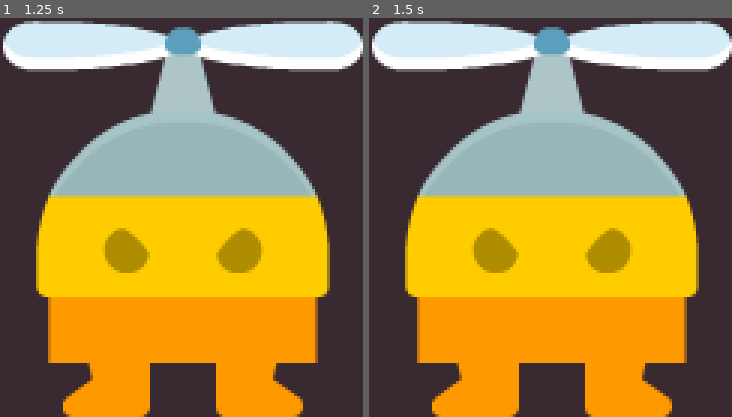
Above: before the commit, frames 1-2 (left to right).
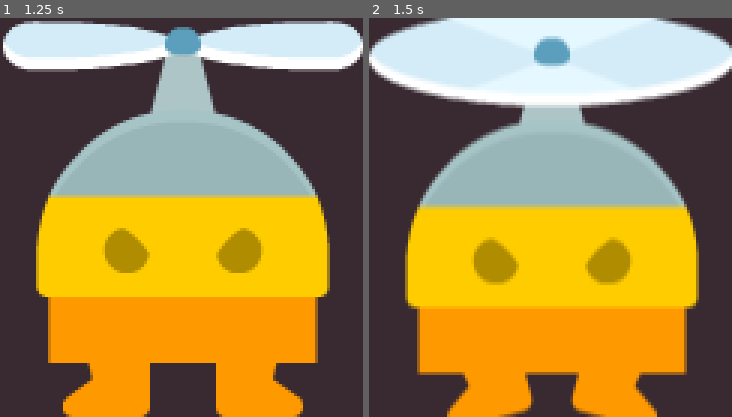
Above: after the commit, the same moments.

Repository: super-Colin/Desktop-Pet
Game: Godot game, scene res://pet.tscn
Two runs of this game, one before a commit and one after it. Both use one fixed random seed, a clock stepped at 60 frames per second and the inputs below.
Inputs (mouse positions are in pixels of both pictures, inside the frame that each line leads up to):
- Up to frame 1 (1.25 s): tap Enter at 0.5 s; move the mouse to (261, 197) at 0.52 s; click (261, 197) at 0.67 s
- Up to frame 2 (1.5 s): tap Space at 1.25 s; drag from (477, 237) to (532, 297) at 1.27 s

Frame 1 is identical in both runs. In frame 2, 26% of the frame differs, in the area x 0-100%, y 0-100%.
Error before the commit: Invalid access to property or key 'clickToDragTimeout' on a base object of type 'null instance'. (res://mouse.gd:8)

Commit message:
can detect single click vs double vs drag

Diff:
--- a/config.gd
+++ b/config.gd
@@ -5,8 +5,18 @@
 # These should only be things that run once on ready
 # They are more a convienence for the dev than anything...
 
+
 # Time between holding a click down turning into a dragging action
-var clickToDragTimeout = 0.2
+var clickToDragTimeout = 0.08
+# Time between holding a click down and up being a "single click" action
+var clickToSingleClickTimeout = 0.14
+# Wait this long for a double click befoer calling it a single click
+# To prevent single clicks happening on double clicks
+# Added on top of single click timeout
+var doubleClickBuffer = 0.14
+# There is some overlap on these
+# So it's possible to drag and single click in one motion
+# But the timing is so small it's negligible
 
 
 @export var useCodeConfigs: bool = true
@@ -23,7 +33,6 @@
 		print("setting configs through code")
 		#%DraggableArea.size = spriteSize
 		configSpriteSizeBased()
-	pass # Replace with function body.
 
 
 # Called every frame. 'delta' is the elapsed time since the previous frame.
@@ -40,7 +49,6 @@
 	get_window().size = spriteSize + Vector2(1,1)
 	#print($"../CanvasLayer/GridContainer".anchors_preset)
 	#$"../CanvasLayer/GridContainer".anchors_preset = 8
-	#$"../CanvasLayer/GridContainer".position = Vector2.ZERO # -1 to account for empty ui container on the side and top
 	$"../CanvasLayer/GridContainer".position = Vector2(-2, -2) # -2 to account for empty ui container on the side and top
 
 
--- a/mouse.gd
+++ b/mouse.gd
@@ -1,12 +1,20 @@
 extends Node
 
 
+signal singleClicked
 signal doubleClicked
 signal changedScreenCorner
 
 # Dragging
-var clickToDragTimeout = %Config.clickToDragTimeout
+#var clickToDragTimeout = %'../Config'.clickToDragTimeout
+#var clickToDragTimeout = %Config.clickToDragTimeout
+var clickToDragTimeout = 0.08
+#var clickToSingleClickTimeout = %Config.clickToSingleClickTimeout
+var clickToSingleClickTimeout = 0.14
+var singleClickStarted = false
+var doubleClickBuffer = 0.14
 var mouseStart: Vector2i
+var mouseBeingHeld = false
 var beingDragged = false
 
 
@@ -15,32 +23,74 @@
 
 
 
-# Called when the node enters the scene tree for the first time.
 func _ready():
-	%DraggableArea.gui_input.connect(setDraggingStatus)
-	#%DraggableArea.pressed.connect(func():print("pressed"))
+	%DraggableArea.gui_input.connect(interpretMouseInput)
+	$DragTimer.wait_time = clickToDragTimeout
+	$DragTimer.timeout.connect(isDraggingNow)
+	$DragTimer.one_shot = true
+	$ClickTimer.wait_time = clickToSingleClickTimeout
+	#$ClickTimer.timeout.connect(wasSingleClick)
+	$ClickTimer.one_shot = true
+	$DoubleClickBuffer.wait_time = doubleClickBuffer
+	#$DoubleClickBuffer.timeout.connect(doubleClickWaiter)
+	$DoubleClickBuffer.one_shot = true
+
+# _process is in main Pet script
 
 
 
-# Called every frame. 'delta' is the elapsed time since the previous frame.
-func _process(_delta):
-	pass
+func handleDragging()->void:
+	if mouseBeingHeld and beingDragged: # set by setDraggingStatus
+		var mouseDelta = Vector2i(get_viewport().get_mouse_position())
+		get_window().position += mouseDelta - mouseStart
 
 
+# Connect to gui_input
+func interpretMouseInput(event)->void:
+	#print(event)
+	if event is InputEventMouseButton and event.button_index == 1 and event.double_click:
+		#print("Double clicked")
+		doubleClicked.emit()
+		beingDragged = false
+		$ClickTimer.stop()
+		singleClickStarted = false
+		return
+	if event is InputEventMouseButton and event.button_index == 1:
+		if event.pressed:
+			mouseBeingHeld = true
+			# Make sure our timer is running
+			if $DragTimer.is_stopped():
+				#print("starting Drag timer")
+				$DragTimer.start()
+				clickToSingleClickTimeout
+				mouseStart = get_viewport().get_mouse_position()
+			if $ClickTimer.is_stopped():
+				#print("starting single click timer")
+				$ClickTimer.start()
+				singleClickStarted = true
+		else: # if the mouse button was released
+			#print("setting mouseBeingHeld to false")
+			mouseBeingHeld = false
+			beingDragged = false
+			$DragTimer.stop()
+			if not $ClickTimer.is_stopped():
+				doubleClickWaiter()
+			#$ClickTimer.stop()
 
 
+func doubleClickWaiter():
+	$DoubleClickBuffer.start()
+	print("Single Click starting wait")
+	await $DoubleClickBuffer.timeout
+	if singleClickStarted and $DoubleClickBuffer.is_stopped(): # will set to false if it was a double click
+		print("Single Clicked")
+		singleClicked.emit()
+		singleClickStarted = false
+		$ClickTimer.stop()
 
 
-
-func setDraggingStatus(event)->void:
-	print(event)
-	if event is InputEventMouseButton and event.button_index == 1 and event.double_click:
-		print("doubled!")
-		doubleClicked.emit()
-		return
-	if event is InputEventMouseButton and event.button_index == 1:
-		$ClickTimer.timeout
-		clickToDragTimeout = 1
-		if ! beingDragged:
-			mouseStart = get_viewport().get_mouse_position()
-		beingDragged = event.pressed
+func isDraggingNow():
+	#print("Drag click timer timeout!")
+	if mouseBeingHeld and not beingDragged:
+		#print("being dragged")
+		beingDragged = true
--- a/pet.gd
+++ b/pet.gd
@@ -23,7 +23,7 @@
 
 
 func _process(_delta):
-	$Mouse.handleDragging()
+	%Mouse.handleDragging()
 	handleDragAnimation()
 
 
--- a/pet.tscn
+++ b/pet.tscn
@@ -18,6 +18,10 @@
 script = ExtResource("3_vbt87")
 
 [node name="ClickTimer" type="Timer" parent="Mouse"]
+
+[node name="DragTimer" type="Timer" parent="Mouse"]
+
+[node name="DoubleClickBuffer" type="Timer" parent="Mouse"]
 
 [node name="Behaviour" type="Node" parent="."]
 unique_name_in_owner = true
